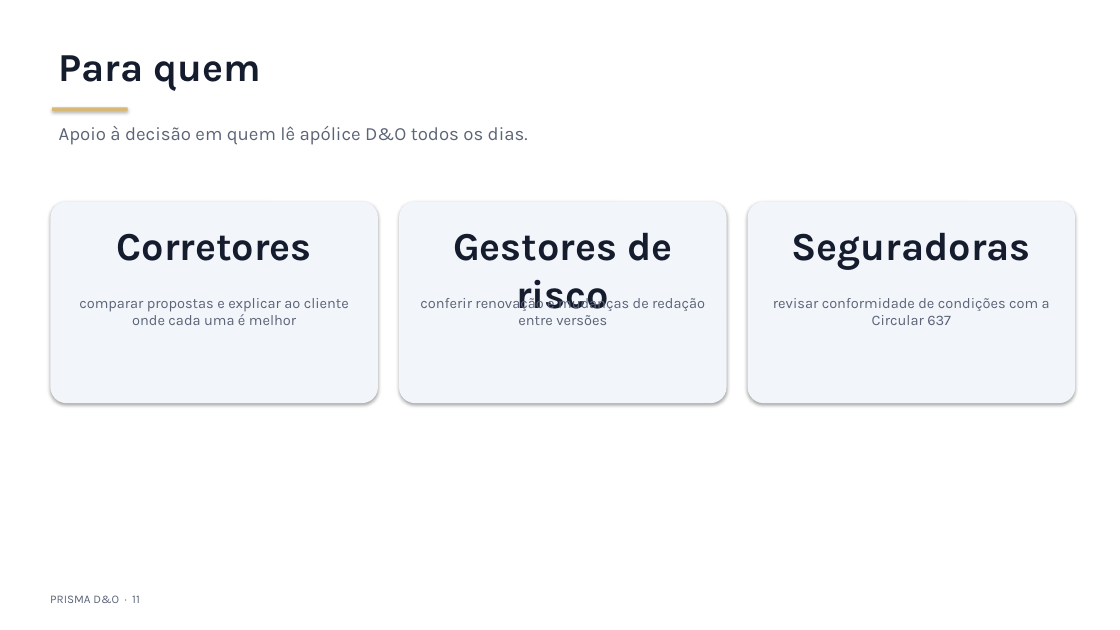
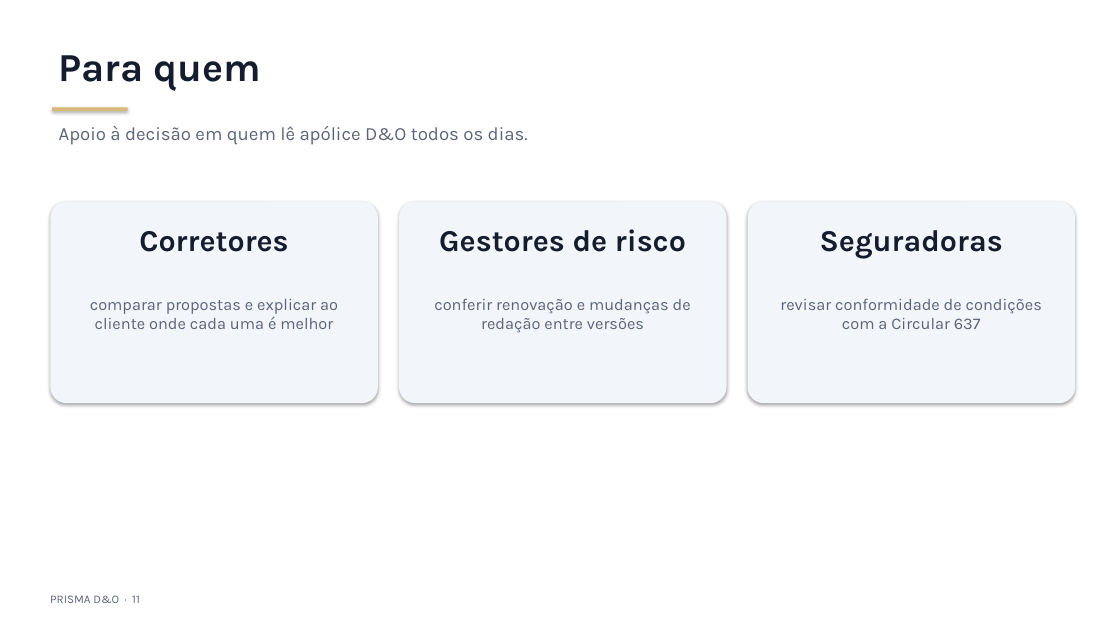
Before and after one commit to ROONDOW/prisma-do, a slide deck: slide 11 of Projeto_Final_Artefatos/InsurMinds_Projeto_Final.pptx. Drawn at 1120x630 pixels with LibreOffice and Linux fonts; fonts in the diff are those of the drawing. Boxes give left, top, right and bottom in pixels: in the first picture for what was removed or moved away, otherwise in the second. Text is boxed around its words. In the diff, an @@ line names an element or a change of style, - is before the commit and + after.

```diff
--- a/Projeto_Final_Artefatos/InsurMinds_Projeto_Final.pptx
+++ b/Projeto_Final_Artefatos/InsurMinds_Projeto_Final.pptx
@@ size 34 to 26 pt; less space between paragraphs in 3 elements at bbox=[139, 231, 288, 252], bbox=[439, 229, 686, 252], bbox=[820, 230, 1003, 259] @@
@@ size 12.5 to 14 pt in 3 elements at bbox=[90, 299, 338, 329], bbox=[434, 299, 691, 333], bbox=[780, 299, 1042, 329] @@
```
Also in this commit, not shown: 6 other slides changed, 4 other files.
